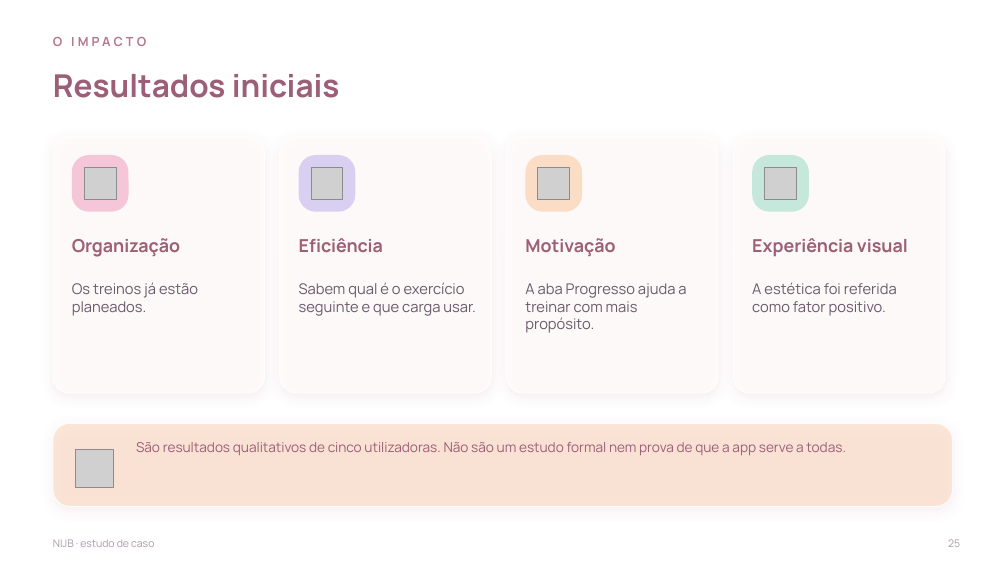
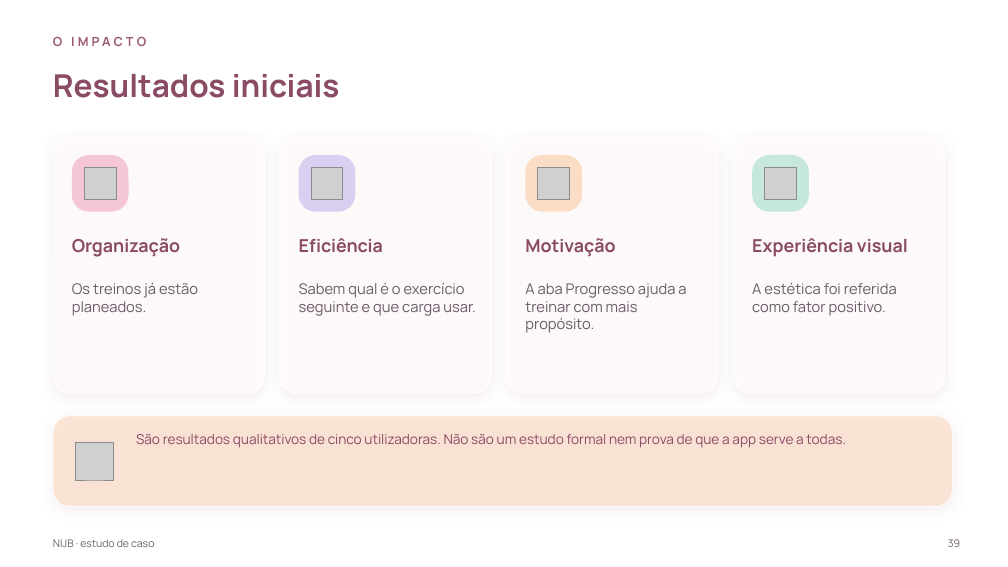
Before and after one commit to nauquero/nau-quero, a slide deck: slide 39 of NIJB-estudo-de-caso-completo.pptx (slide 25 before the commit). Drawn at 1008x567 pixels with LibreOffice and Linux fonts; fonts in the diff are those of the drawing; grey boxes stand for pictures; background and template pictures are left out. Boxes give left, top, right and bottom in pixels: in the first picture for what was removed or moved away, otherwise in the second. Text is boxed around its words. In the diff, an @@ line names an element or a change of style, - is before the commit and + after.

```diff
--- a/NIJB-estudo-de-caso-completo.pptx
+++ b/NIJB-estudo-de-caso-completo.pptx
@@ text "O IMPACTO" at box(53, 37, 146, 46): text colour #B5798E to #9C5A74 @@
@@ rounded rectangle: place and size @@
-rounded rectangle at box(53, 423, 953, 507)
+rounded rectangle at box(53, 416, 953, 507)
@@ rounded rectangle at box(53, 416, 953, 507): proportions changed @@
@@ picture: place and size @@
-picture at box(76, 450, 113, 488)
+picture at box(76, 442, 113, 480)
@@ text colour #9C5F76 to #8A4B65 in 6 elements at box(53, 74, 340, 98), box(72, 238, 180, 257), box(299, 238, 383, 253), box(525, 238, 615, 257), box(752, 238, 908, 257), box(136, 434, 845, 448) @@
@@ text "São resultados qualitativos de cinco ...": place and size @@
-text "São resultados qualitativos de cinco ..." at box(136, 442, 845, 455)
+text "São resultados qualitativos de cinco ..." at box(136, 434, 845, 448)
@@ text "NIJB · estudo de caso" at box(53, 539, 154, 547): text colour #A99BA9 to #6E5F6E @@
@@ text at box(948, 539, 960, 547): text changed; text colour #A99BA9 to #6E5F6E @@
-25
+39
```
Also in this commit, not shown: 25 other slides changed, 16 slides added, 2 slides removed.
